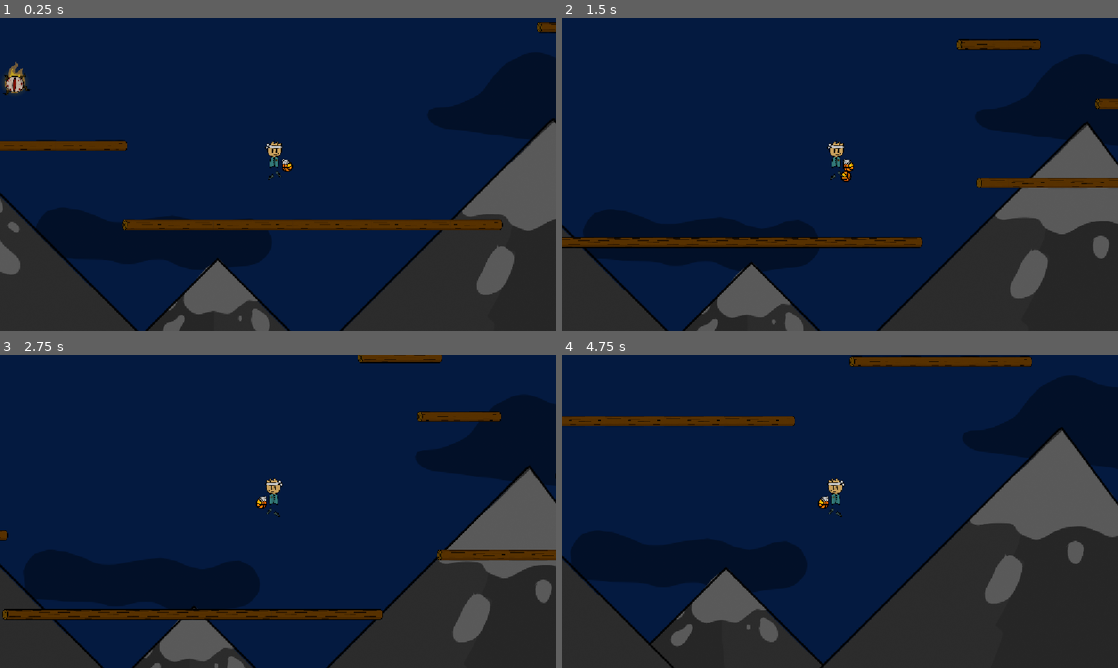
Above: before the commit, frames 1-4 (two rows, left to right).
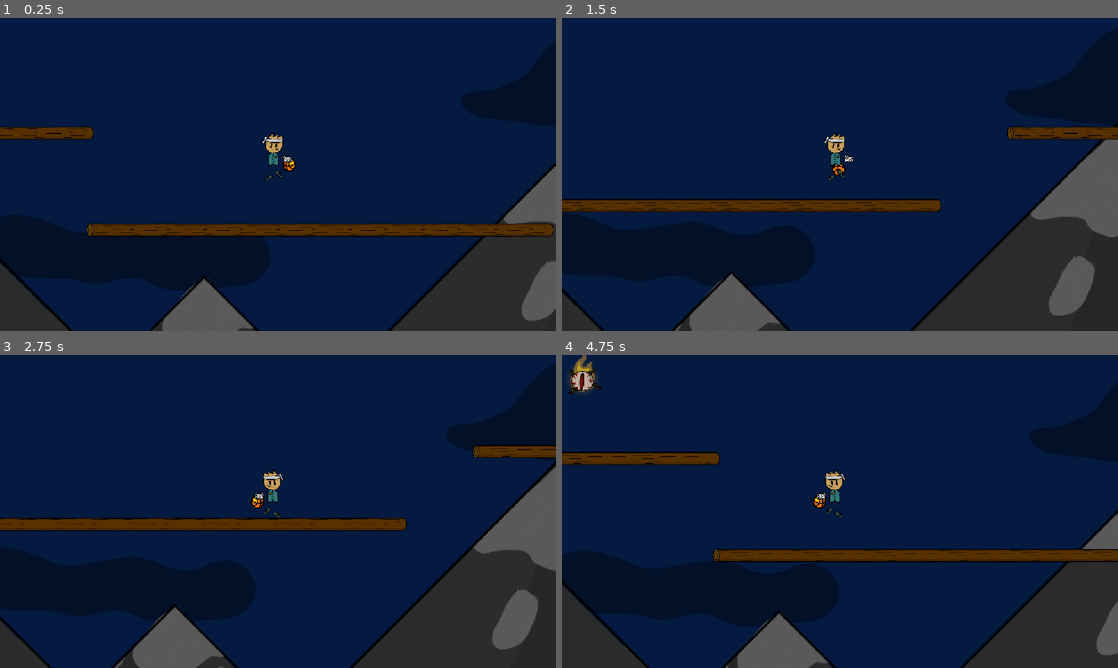
Above: after the commit, the same moments.

Repository: The-Domm/Balls-of-death
Game: Godot game, scene res://game.tscn
Same seed, same stepped clock (60 frames per second), same inputs: the game is played once before the commit and once after it.
Inputs (mouse positions are in pixels of both pictures, inside the frame that each line leads up to):
- Up to frame 1 (0.25 s): no input
- Up to frame 2 (1.5 s): move the mouse to (962, 158) at 0.52 s; hold D (move_right) from 0.53 s (still down); tap Space (jump) at 0.6, 0.77, 1.07, 1.35 s; click (962, 158) at 0.67 s; move the mouse to (728, 190) at 1.27 s
- Up to frame 3 (2.75 s): tap Space (jump) at 1.52, 1.82, 2.1 s; move the mouse to (333, 442) at 2.02 s; release D (move_right) at 2.03 s; hold A (move_left) from 2.03 s (still down)
- Up to frame 4 (4.75 s): move the mouse to (812, 574) at 2.77 s; release A (move_left) at 2.78 s; hold D (move_right) 2.78-4.28 s; tap Space (jump) at 2.85, 3.02, 3.32, 3.6, 3.77, 4.07, 4.35, 4.52 s; click (812, 574) at 2.92 s; move the mouse to (1006, 558) at 3.52 s; move the mouse to (673, 464) at 4.27 s; hold A (move_left) from 4.28 s (still down)

The runs differ from the first frame. In frame 1, 19% of the frame differs, in the area x 0-100%, y 1-100%; in frame 2, 19%; in frame 3, 17%; in frame 4, 31%, in the area x 0-100%, y 0-100%.

Commit message:
revorked jump

Diff:
--- a/basketball.gd
+++ b/basketball.gd
@@ -1,11 +1,13 @@
+class_name BasketBall
 extends CharacterBody2D
 
 @export var BOUNCINESS:float =1.1
-@export var THROWABLE:int=2000
+const THROWABLE:int=2000
 var bounce_var:int=0
-var fireball_owner: Node2D = null
+@export var ball_owner: Node2D = null
 @export var bounce_count:int = 1
 func _ready() -> void:
+	assert(ball_owner != null, "Error: 'target' must be assigned before add_child()!")
 	pass
 var prevpos : Vector2=Vector2.ZERO
 
@@ -20,33 +22,25 @@
 	var collision = move_and_collide(velocity*delta)
 	if collision:
 		var obj = collision.get_collider()
-		if fireball_owner != null and obj.name == "player":
-			get_tree().reload_current_scene()
-		if "health" in obj and obj != fireball_owner:
+		if "health" in obj:
 			obj.health-=1
-			if (fireball_owner != null):
-				fireball_owner.thrown = false
-			else:
-				get_parent().get_node("player").thrown = false
+			ball_owner.thrown = false
 			queue_free()
 		velocity=(velocity*BOUNCINESS).bounce(collision.get_normal())
 		bounce_var+=1
 	rotation+=PI/1000*velocity.length()
 	if (bounce_var> bounce_count || position.y > 300):
-		if (fireball_owner != null):
-			fireball_owner.thrown = false
-		else:
-			get_parent().get_node("player").thrown = false
+		if(ball_owner != null):
+			ball_owner.thrown = false
 		free()
 
 
 
-func _throw(origin:CharacterBody2D, strenght: float, angle:float,offset:Vector2=Vector2.ZERO)->void:
-	position=origin.position+offset
-	velocity=(Vector2(THROWABLE,0)*strenght).rotated(angle)+origin.velocity
-	if origin is Enemy:
+func _throw(strenght: float, angle:float,offset:Vector2=Vector2.ZERO)->void:
+	position=ball_owner.position+offset
+	velocity=(Vector2(THROWABLE,0)*strenght).rotated(angle)+ball_owner.velocity
+	if ball_owner is Enemy:
 		basketball_sprite.texture = fireballtexture
-		fireball_owner = origin
 		print(collision_mask)
-	collision_mask = ~origin.collision_layer
-	collision_layer = ~ origin.collision_mask
+	collision_mask = ~ball_owner.collision_layer
+	collision_layer = ~ ball_owner.collision_mask
--- a/enemy.gd
+++ b/enemy.gd
@@ -75,8 +75,9 @@
 		var posDif = get_parent().get_node("player").position - position
 		if (posDif).length() < 1000:
 			var ball = my_balls.instantiate()
+			ball.ball_owner=self
 			get_tree().current_scene.add_child(ball)
-			ball._throw(self, randf_range(0.1, 0.5), posDif.angle())
+			ball._throw(randf_range(0.1, 0.5), posDif.angle())
 			thrown = true
 
 	velocity = direction*SPEED
--- a/enemy.tscn
+++ b/enemy.tscn
@@ -26,8 +26,9 @@
 "speed": 6.0
 }]
 
-[sub_resource type="RectangleShape2D" id="RectangleShape2D_njrnu"]
-size = Vector2(126, 127)
+[sub_resource type="CapsuleShape2D" id="CapsuleShape2D_ryrav"]
+radius = 38.5
+height = 118.5
 
 [node name="enemy" type="CharacterBody2D" unique_id=486559485]
 collision_layer = 2
@@ -63,7 +64,7 @@
 [node name="CollisionShape2D" type="CollisionShape2D" parent="." unique_id=2045586284]
 position = Vector2(0, -3.5)
 scale = Vector2(2, 2)
-shape = SubResource("RectangleShape2D_njrnu")
+shape = SubResource("CapsuleShape2D_ryrav")
 
 [node name="Sprite2D" type="Sprite2D" parent="." unique_id=2125498858]
 visible = false
--- a/game.tscn
+++ b/game.tscn
@@ -1,7 +1,6 @@
 [gd_scene format=3 uid="uid://opkq874nxwnv"]
 
 [ext_resource type="Script" uid="uid://cu7fc78jkfyec" path="res://game.gd" id="1_7jktm"]
-[ext_resource type="PackedScene" uid="uid://dv1867kbs8sih" path="res://basketball.tscn" id="2_fc0e3"]
 [ext_resource type="PackedScene" uid="uid://br27rrvphdtwi" path="res://player.tscn" id="2_feb5d"]
 [ext_resource type="AudioStream" uid="uid://g7ajnumhbg7b" path="res://assets/sounds/Cursed Night.mp3" id="4_7jktm"]
 [ext_resource type="Texture2D" uid="uid://dbxcgd4o8u7ww" path="res://assets/sprites/log_tiles.png" id="4_fc0e3"]
@@ -53,12 +52,7 @@
 position = Vector2(4, -7000)
 
 [node name="Camera2D" type="Camera2D" parent="player" unique_id=911228454]
-zoom = Vector2(0.31, 0.31)
-
-[node name="basketball" parent="." unique_id=180087076 instance=ExtResource("2_fc0e3")]
-visible = false
-position = Vector2(144, -14)
-collision_mask = 2
+zoom = Vector2(0.38, 0.38)
 
 [node name="TileMap" type="TileMap" parent="." unique_id=1896411683]
 position = Vector2(-35, -361)
@@ -99,3 +93,7 @@
 [node name="Background" parent="." unique_id=113815056 instance=ExtResource("7_eow3j")]
 
 [node name="TileMapLayer" type="TileMapLayer" parent="." unique_id=862705318]
+
+[node name="CanvasModulate" type="CanvasModulate" parent="." unique_id=1363095873]
+visible = false
+color = Color(0, 0, 0, 1)
--- a/player.gd
+++ b/player.gd
@@ -1,10 +1,22 @@
 extends CharacterBody2D
+const SPRITE_HEIGHT = 294
+const SPEED = 1000
+const JUMP_VELOCITY = -1680.0
+@export var jump_height_ratio: float = 2.0
+@export var time_to_apex: float = 0.7
+@export var fall_multiplier: float = 2.2
+@export var jump_cut_multiplier: float = 0.5
 
-const SPEED = 1000
-const JUMP_VELOCITY = -1200.0
+@onready var jatekos: AnimatedSprite2D = $Jatekos
+
+@onready var player_height: float = SPRITE_HEIGHT * abs(jatekos.scale.y)
+@onready var jump_height: float = player_height * jump_height_ratio
+@onready var gravity_f: float = (2.0 * jump_height) / (time_to_apex * time_to_apex)
+@onready var jump_velocity: float = -(2.0 * jump_height) / time_to_apex
 var pressed = false
 const basket_balls:PackedScene = preload("res://basketball.tscn")
-@onready var jatekos: AnimatedSprite2D = $Jatekos
+@export var health:int=1
+
 @onready var kez: AnimatedSprite2D = $Kez
 @onready var kezhitbox: CollisionShape2D = $Kezhitbox
 @onready var feny: PointLight2D = $Feny
@@ -14,11 +26,15 @@
 var dimming=0
 var no_boss:bool = true
 func _ready() -> void:
-	throw_force= get_parent().get_node("basketball").THROWABLE
+
+	throw_force= BasketBall.THROWABLE
 	#bossEvent()
 	position=Vector2.ZERO
-
-var direction := Input.get_axis("move_left", "move_right")
+	ProjectSettings.set_setting("physics/2d/default_gravity", gravity_f)
+	var space := get_world_2d().space
+	PhysicsServer2D.area_set_param(space, PhysicsServer2D.AREA_PARAM_GRAVITY, gravity_f)
+	print(get_gravity())
+var direction : float
 func _physics_process(delta: float) -> void:
 	direction = Input.get_axis("move_left", "move_right")
 	if !thrown:
@@ -38,16 +54,21 @@
 			delete_particles()
 			var force = calcForce()
 			var ball = basket_balls.instantiate()
+			ball.ball_owner=self
 			get_tree().current_scene.add_child(ball)
 			thrown = true
-			ball._throw(self, force.force, force.angle,Vector2(dir*36, -50))
+			ball._throw(force.force, force.angle,Vector2(dir*36, -50))
 	# Add the gravity.
 	if not is_on_floor():
 		velocity += get_gravity() * delta
+		print(get_gravity())
 
 	# Handle jump.
 	if Input.is_action_just_pressed("jump") and is_on_floor():
 		velocity.y = JUMP_VELOCITY
+	if Input.is_action_just_released("jump" ) and velocity.y < 0:
+		velocity.y*=0.3
+
 
 	if direction == -1:
 		jatekos.flip_h = true
@@ -67,7 +88,7 @@
 
 	move_and_slide()
 	if(position.y>1000):
-		get_tree().quit()
+		get_tree().reload_current_scene()
 
 
 func calcForce():
@@ -103,8 +124,10 @@
 		particle_instances.append(particles)
 
 func _process(delta: float) -> void:
+	if(health<1):
+		get_tree().reload_current_scene()
 	if(position.y<-6500 && no_boss):
-		no_boss=false
+		bossEvent()
 		velocity=Vector2(0,100)
 		position=Vector2(-1119.0,-24447.0)
 	jatekos.offset=Vector2i(0,0)
@@ -126,6 +149,7 @@
 			jatekos.play("run")
 
 func bossEvent()->void:
+	no_boss=false
 	feny.visible=true
 	get_parent().get_node("CanvasModulate").visible=true
 	dimming=0.01
--- a/player.tscn
+++ b/player.tscn
@@ -190,9 +190,8 @@
 position = Vector2(-27.000006, -96)
 scale = Vector2(0.8944684, 0.89446867)
 sprite_frames = SubResource("SpriteFrames_xkjhv")
-animation = &"jump"
+animation = &"run"
 autoplay = "idle"
-frame_progress = 0.69369715
 
 [node name="Jatekoshitbox" type="CollisionShape2D" parent="." unique_id=848505298]
 position = Vector2(-24, -104)
Not shown, added: player.tscn66051048743.tmp
Not shown, added: player.tscn66063000610.tmp
